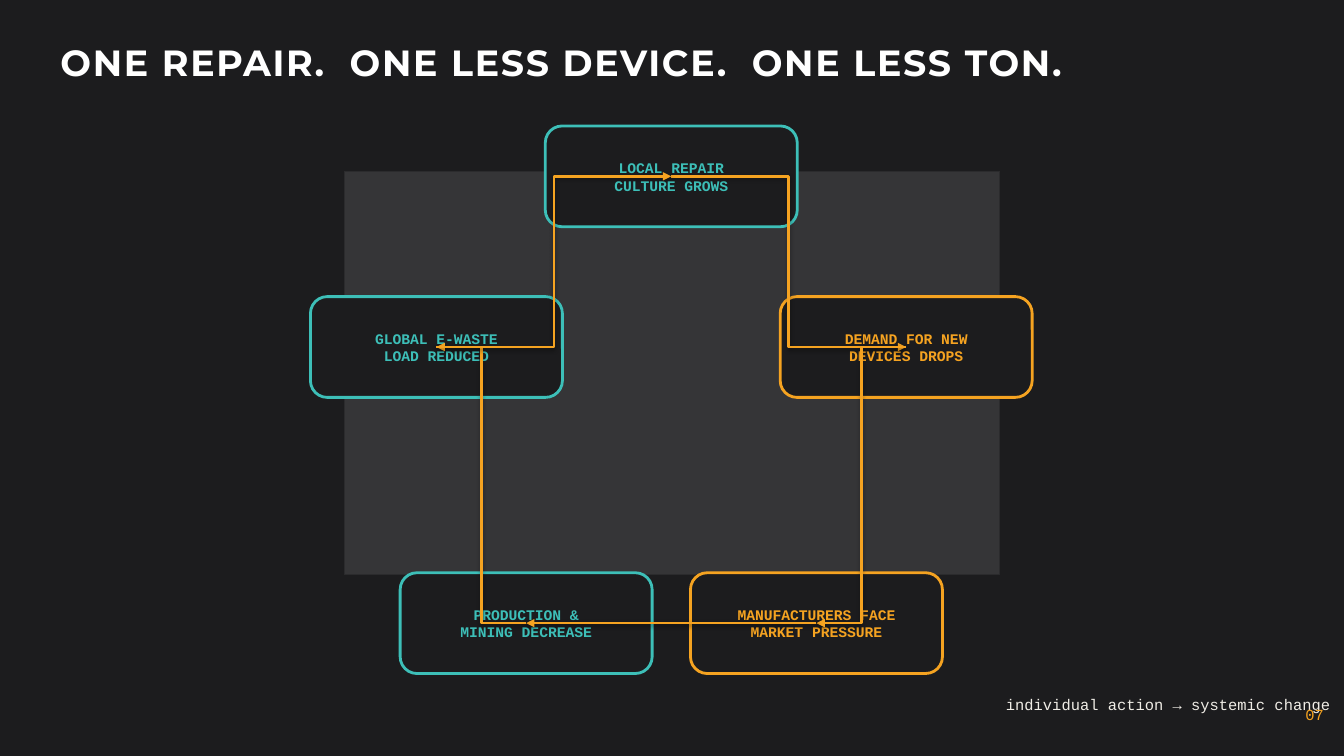
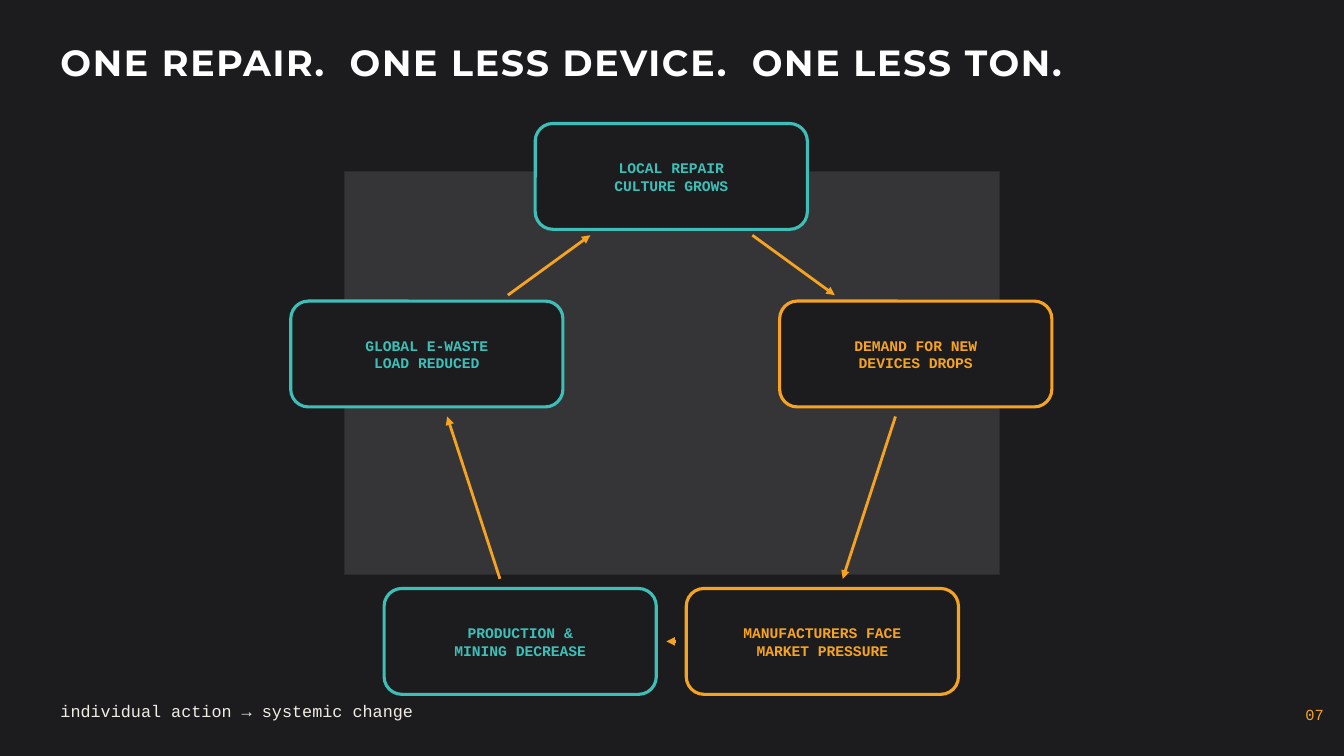
Before and after one commit to abdusamadmirzaliev004-ctrl/ai-chat-client, a slide deck: slide 7 of E-Waste-Right-to-Repair.pptx. Drawn at 1344x756 pixels with LibreOffice and Linux fonts; fonts in the diff are those of the drawing; grey boxes stand for pictures. Boxes give left, top, right and bottom in pixels: in the first picture for what was removed or moved away, otherwise in the second. Text is boxed around its words. In the diff, an @@ line names an element or a change of style, - is before the commit and + after.

Commit message:
Fix slide 7 feedback-loop diagram: straight edge-to-edge connectors

```diff
--- a/E-Waste-Right-to-Repair.pptx
+++ b/E-Waste-Right-to-Repair.pptx
@@ rounded rectangle "LOCAL REPAIR": place and size @@
-rounded rectangle "LOCAL REPAIR" at box(545, 126, 798, 227)
+rounded rectangle "LOCAL REPAIR" at box(535, 124, 808, 230)
@@ elbow arrow removed from (437, 347) to (671, 176) @@
@@ elbow arrow removed from (671, 176) to (906, 347) @@
@@ arrow added from (508, 295) to (591, 235), #F5A321 2 pt @@
@@ arrow added from (752, 235) to (835, 295), #F5A321 2 pt @@
@@ rounded rectangle "GLOBAL E-WASTE": place and size @@
-rounded rectangle "GLOBAL E-WASTE" at box(311, 296, 563, 397)
+rounded rectangle "GLOBAL E-WASTE" at box(290, 301, 563, 407)
@@ rounded rectangle "DEMAND FOR NEW": place and size @@
-rounded rectangle "DEMAND FOR NEW" at box(780, 296, 1032, 397)
+rounded rectangle "DEMAND FOR NEW" at box(780, 301, 1053, 407)
@@ rounded rectangle "DEMAND FOR NEW" at box(780, 301, 1053, 407): outline #F5A321 2 pt to #F5A321 2.25 pt @@
@@ elbow arrow removed from (526, 623) to (437, 347) @@
@@ elbow arrow removed from (906, 347) to (817, 623) @@
@@ arrow added from (500, 579) to (448, 416), #F5A321 2 pt @@
@@ arrow added from (895, 416) to (843, 579), #F5A321 2 pt @@
@@ outline #3DBFB8 2 pt to #3DBFB8 2.25 pt in 3 elements at box(535, 124, 808, 230), box(290, 301, 563, 407), box(384, 589, 656, 695) @@
@@ rounded rectangle "PRODUCTION &": place and size @@
-rounded rectangle "PRODUCTION &" at box(400, 573, 652, 674)
+rounded rectangle "PRODUCTION &" at box(384, 589, 656, 695)
@@ rounded rectangle "MANUFACTURERS FACE" at box(687, 589, 959, 695): outline #F5A321 2 pt to #F5A321 2.25 pt @@
@@ rounded rectangle "MANUFACTURERS FACE": place and size @@
-rounded rectangle "MANUFACTURERS FACE" at box(691, 573, 943, 674)
+rounded rectangle "MANUFACTURERS FACE" at box(687, 589, 959, 695)
@@ elbow arrow removed from (817, 623) to (526, 623) @@
@@ arrow added from (677, 641) to (666, 641), #F5A321 2 pt @@
@@ text "individual action → systemic change": place and size @@
-text "individual action → systemic change" at box(1006, 699, 1330, 715)
+text "individual action → systemic change" at box(60, 705, 413, 721)
@@ text "individual action → systemic change" at box(60, 705, 413, 721): size 11 to 12 pt; alignment right to left @@
```
Also in this commit, not shown: 1 other slide changed.
